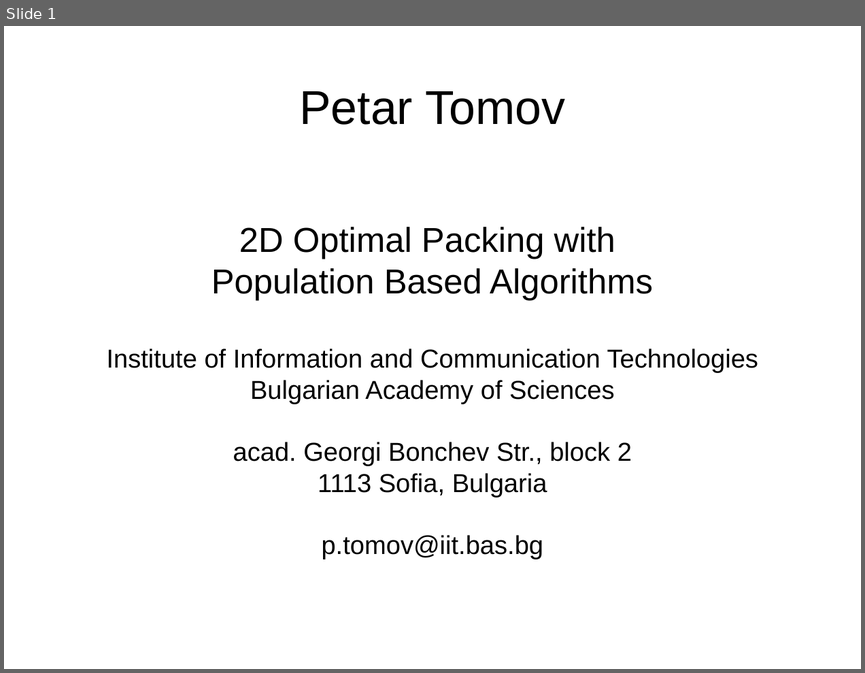
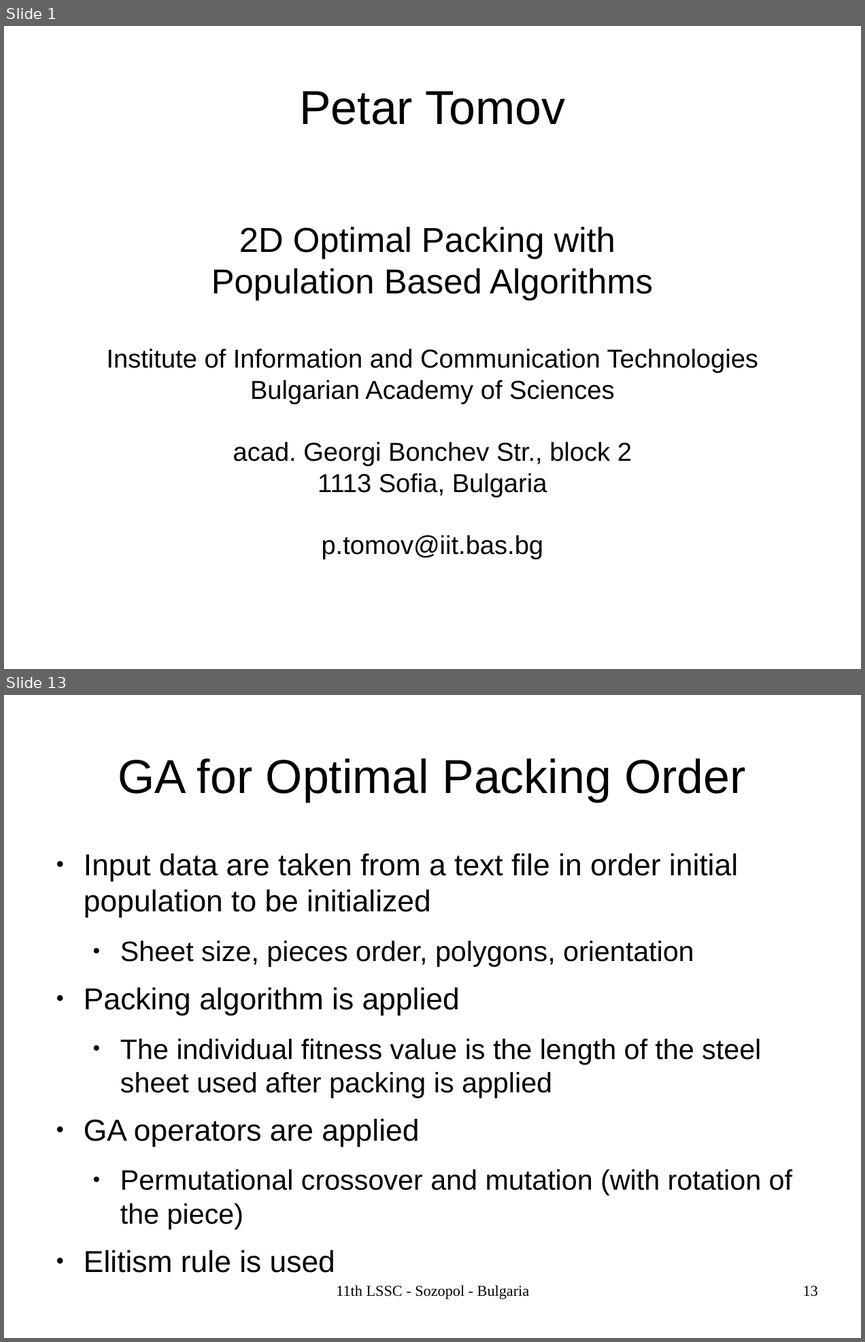
Before and after one commit to TodorBalabanov/Large-Scale-Scientific-Computations-2017, a slide deck: 2dOptimalCuttingWithPopulationBasedAlgorithms.odp. Shown one above the other, each under a label of ours: slide 1 before the commit, slides 1 and 13 after it; the slides between them are not shown. The pictures are 865x673 and 865x1342 pixels, drawn with LibreOffice and Linux fonts; fonts in the diff are those of the drawing; background and template pictures are left out. Boxes give left, top, right and bottom in pixels: in the first picture for what was removed or moved away, otherwise in the second. Text is boxed around its words. In the diff, an @@ line names an element or a change of style, - is before the commit and + after.

```diff
--- a/2dOptimalCuttingWithPopulationBasedAlgorithms.odp
+++ b/2dOptimalCuttingWithPopulationBasedAlgorithms.odp
@@ slide 13 added at (4, 695, 861, 1338), background picture (left out) @@
@@ title added at (118, 758, 745, 802), 44 pt, text #000000 @@
+GA for Optimal Packing Order
@@ text added at (84, 853, 792, 1272), 26 pt, text #000000 @@
+● Input data are taken from a text file in order initial population to be initialized
+  ● Sheet size, pieces order, polygons, orientation
+● Packing algorithm is applied
+  ● The individual fitness value is the length of the steel sheet used after packing is applied
+● GA operators are applied
+  ● Permutational crossover and mutation (with rotation of the piece)
+● Elitism rule is used
@@ text added at (336, 1285, 530, 1299), 14 pt, text #000000 @@
+11th LSSC - Sozopol - Bulgaria
@@ page number added at (803, 1285, 818, 1296), 14 pt, text #000000 @@
+13
```
Also in this commit, not shown: 2 other slides changed, 17 other slides added, 1 other file.
